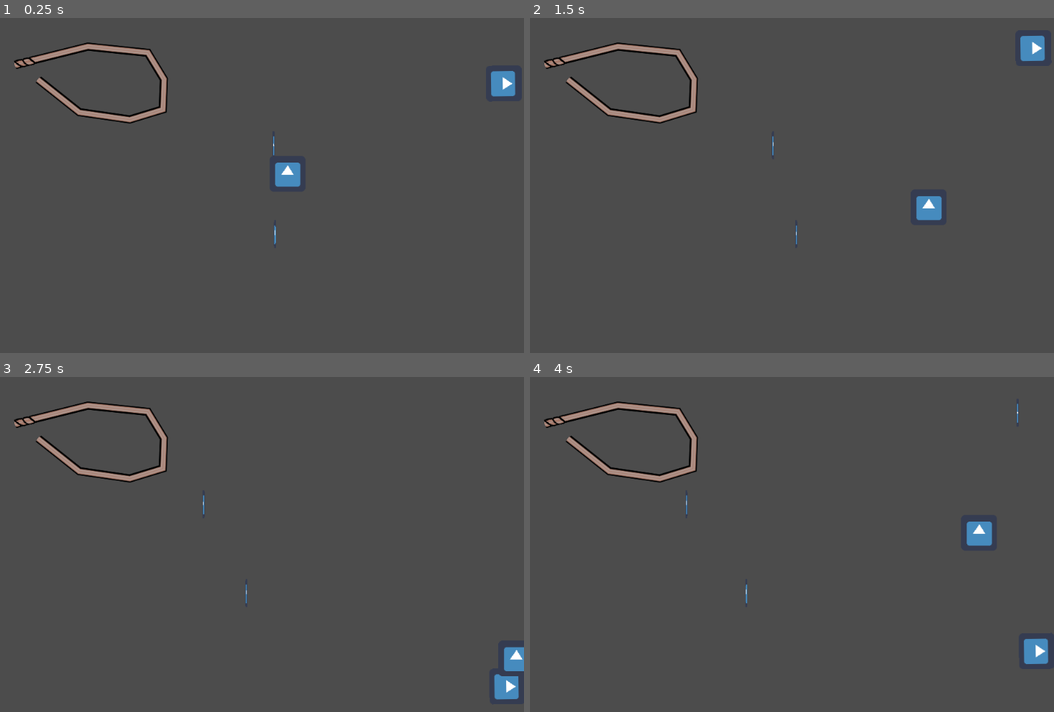
Above: before the commit, frames 1-4 (two rows, left to right).
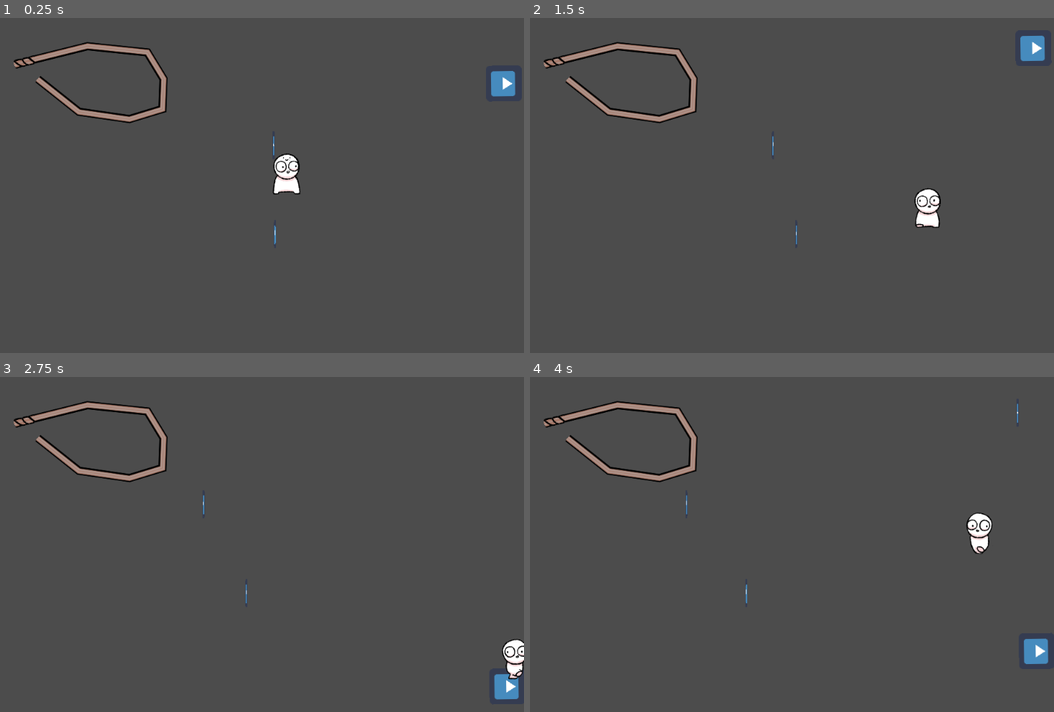
Above: after the commit, the same moments.

Repository: CrushLite/realGMTK2021
Game: Godot game, scene res://Scenes/Stage.tscn
Two runs of this game, one before a commit and one after it. Both use one fixed random seed, a clock stepped at 60 frames per second and the inputs below. The engine's default icon, where the game draws it, is replaced by a stand-in: a white triangle on a blue panel in a dark square.
Inputs (mouse positions are in pixels of both pictures, inside the frame that each line leads up to):
- Up to frame 1 (0.25 s): no input
- Up to frame 2 (1.5 s): tap Enter (ui_accept) at 0.5, 0.77 s; move the mouse to (891, 168) at 0.52 s; hold Right (move_right) 0.53-1.28 s; hold X (pull_rope) 0.53-1.28 s; click (891, 168) at 0.67 s; tap Space (throw_rope) at 0.8, 1.35 s; move the mouse to (650, 202) at 1.27 s; hold Down (move_down) from 1.28 s (still down)
- Up to frame 3 (2.75 s): tap Enter (ui_accept) at 1.52 s; tap X (pull_rope) at 1.55 s; move the mouse to (293, 470) at 2.02 s; release Down (move_down) at 2.03 s; hold Right (move_right) from 2.03 s (still down); hold X (pull_rope) from 2.03 s (still down); tap Space (throw_rope) at 2.3 s
- Up to frame 4 (4 s): move the mouse to (739, 611) at 2.77 s; release Right (move_right) at 2.78 s; release X (pull_rope) at 2.78 s; hold Up (move_up) 2.78-3.53 s; tap Space (throw_rope) at 2.85, 3.8 s; click (739, 611) at 2.92 s; tap Enter (ui_accept) at 3.02, 3.77 s; tap X (pull_rope) at 3.05 s; move the mouse to (938, 594) at 3.52 s; hold Left (move_left) from 3.53 s (still down); hold X (pull_rope) from 3.53 s (still down)

The runs differ from the first frame. In frame 1, 1.0% of the frame differs, in the area x 2-58%, y 7-53%; in frame 2, 1.0%; in frame 3, 0.9%; in frame 4, 1.0%.

Commit message:
Added player animations

Diff:
--- a/src/Scenes/Stage.tscn
+++ b/src/Scenes/Stage.tscn
@@ -7,6 +7,10 @@
 [ext_resource path="res://Scripts/PlatformKiller.gd" type="Script" id=5]
 [ext_resource path="res://Scripts/PlatformSpawner.gd" type="Script" id=6]
 [ext_resource path="res://Art/icon.png" type="Texture" id=7]
+[ext_resource path="res://Art/Panic_idle.png" type="Texture" id=8]
+[ext_resource path="res://Art/Panic_move.png" type="Texture" id=9]
+[ext_resource path="res://Art/Panic_yeet.png" type="Texture" id=10]
+[ext_resource path="res://Art/Panic_balance.png" type="Texture" id=11]
 
 [sub_resource type="Curve2D" id=1]
 _data = {
@@ -15,6 +19,94 @@
 
 [sub_resource type="RectangleShape2D" id=2]
 extents = Vector2( 10, 643.931 )
+
+[sub_resource type="AtlasTexture" id=17]
+flags = 4
+atlas = ExtResource( 11 )
+region = Rect2( 0, 0, 180, 180 )
+
+[sub_resource type="AtlasTexture" id=18]
+flags = 4
+atlas = ExtResource( 11 )
+region = Rect2( 180, 0, 180, 180 )
+
+[sub_resource type="AtlasTexture" id=12]
+flags = 4
+atlas = ExtResource( 10 )
+region = Rect2( 0, 0, 180, 180 )
+
+[sub_resource type="AtlasTexture" id=13]
+flags = 4
+atlas = ExtResource( 10 )
+region = Rect2( 180, 0, 180, 180 )
+
+[sub_resource type="AtlasTexture" id=14]
+flags = 4
+atlas = ExtResource( 10 )
+region = Rect2( 360, 0, 180, 180 )
+
+[sub_resource type="AtlasTexture" id=15]
+flags = 4
+atlas = ExtResource( 10 )
+region = Rect2( 0, 180, 180, 180 )
+
+[sub_resource type="AtlasTexture" id=16]
+flags = 4
+atlas = ExtResource( 10 )
+region = Rect2( 180, 180, 180, 180 )
+
+[sub_resource type="AtlasTexture" id=8]
+flags = 4
+atlas = ExtResource( 9 )
+region = Rect2( 0, 0, 180, 180 )
+
+[sub_resource type="AtlasTexture" id=9]
+flags = 4
+atlas = ExtResource( 9 )
+region = Rect2( 180, 0, 180, 180 )
+
+[sub_resource type="AtlasTexture" id=10]
+flags = 4
+atlas = ExtResource( 9 )
+region = Rect2( 0, 180, 180, 180 )
+
+[sub_resource type="AtlasTexture" id=11]
+flags = 4
+atlas = ExtResource( 9 )
+region = Rect2( 180, 180, 180, 180 )
+
+[sub_resource type="AtlasTexture" id=5]
+flags = 4
+atlas = ExtResource( 8 )
+region = Rect2( 0, 0, 180, 180 )
+
+[sub_resource type="AtlasTexture" id=6]
+flags = 4
+atlas = ExtResource( 8 )
+region = Rect2( 180, 0, 180, 180 )
+
+[sub_resource type="SpriteFrames" id=7]
+animations = [ {
+"frames": [ SubResource( 17 ), SubResource( 18 ) ],
+"loop": true,
+"name": "Balance",
+"speed": 5.0
+}, {
+"frames": [ SubResource( 12 ), SubResource( 13 ), SubResource( 14 ), SubResource( 15 ), SubResource( 16 ) ],
+"loop": true,
+"name": "Yeet",
+"speed": 5.0
+}, {
+"frames": [ SubResource( 8 ), SubResource( 9 ), SubResource( 10 ), SubResource( 11 ) ],
+"loop": true,
+"name": "Walk",
+"speed": 5.0
+}, {
+"frames": [ SubResource( 5 ), SubResource( 6 ) ],
+"loop": true,
+"name": "Idle",
+"speed": 2.0
+} ]
 
 [sub_resource type="CircleShape2D" id=3]
 radius = 31.1006
@@ -62,11 +154,15 @@
 script = ExtResource( 4 )
 MAX_SPEED = 300
 
+[node name="AnimatedSprite" type="AnimatedSprite" parent="Player"]
+position = Vector2( -0.707092, 0 )
+scale = Vector2( 0.5, 0.5 )
+frames = SubResource( 7 )
+animation = "Balance"
+playing = true
+
 [node name="CollisionShape2D" type="CollisionShape2D" parent="Player"]
 shape = SubResource( 3 )
-
-[node name="Sprite" type="Sprite" parent="Player"]
-texture = ExtResource( 7 )
 
 [node name="Node" type="Node" parent="Player"]
 
@@ -77,7 +173,7 @@
 shape = SubResource( 4 )
 
 [node name="Line2D" type="Line2D" parent="."]
-position = Vector2( -12, -0.250004 )
+position = Vector2( -12.7071, -0.957127 )
 rotation = -0.261799
 points = PoolVector2Array( 119.83, 113.744, 235.268, 115.691, 336.067, 154.184, 351.828, 208.14, 335.694, 260.2, 273.616, 262.369, 247.152, 251.007, 189.607, 226.3, 144.994, 165.866 )
 width = 40.0
--- a/src/Scripts/Player.gd
+++ b/src/Scripts/Player.gd
@@ -6,14 +6,12 @@
 
 var motion = Vector2.ZERO
 var axis = Vector2.ZERO
-
 var platforms = []
-
 var target_platform : RigidBody2D
 var last_thrown_rope_path = null
+var is_throwing = false
 
 onready var rope_base_tscn = preload("res://Testing/rope_anchor_base.tscn")
-
 
 
 func _physics_process(delta):
@@ -28,24 +26,21 @@
 
 	var axis = get_input_axis()
 	motion += axis * MAX_SPEED
-
-
 	position += motion * delta
+	set_animations(axis, is_throwing)
 
 func _input(event):
 	if last_thrown_rope_path:
 		var last_rope = get_node_or_null(last_thrown_rope_path)
-		if Input.is_action_just_pressed("pull_rope") and last_rope:
+		if Input.is_action_just_pressed("pull_rope") and last_rope and not is_throwing:
 			last_rope.pull(60)
 			pass
 
-
-
 	var base_platform = get_major_platform()
+	# Throw rope
 	if Input.is_action_just_pressed("throw_rope") and target_platform \
 		and base_platform:
-
-		print("Throw rope")
+		is_throwing = true
 		# spawn a rope object
 		var rope_base = rope_base_tscn.instance()
 		# move the rope_base to the player and reparent it to the platform
@@ -181,3 +176,20 @@
 
 func clamp_motion(): # limit the top speed
 	motion = motion.clamped(MAX_SPEED)
+
+
+func set_animations(axis, is_throwing):
+	if is_throwing == true:
+		$AnimatedSprite.animation = "Yeet"
+	elif axis.x > 0:
+		$AnimatedSprite.animation = "Walk"
+		$AnimatedSprite.flip_h = false
+	elif axis.x < 0:
+		$AnimatedSprite.animation = "Walk"
+		$AnimatedSprite.flip_h = true
+	elif axis.y > 0:
+		$AnimatedSprite.animation = "Walk"
+	elif axis.y < 0:
+		$AnimatedSprite.animation = "Walk"
+	else:
+		$AnimatedSprite.animation = "Idle"
Binary file added: src/Art/Panic_balance.png
Not shown, added: src/Art/Panic_balance.png.import
Binary file added: src/Art/Panic_idle.png
Not shown, added: src/Art/Panic_idle.png.import
Binary file added: src/Art/Panic_move.png
Not shown, added: src/Art/Panic_move.png.import
Binary file added: src/Art/Panic_yeet.png
Not shown, added: src/Art/Panic_yeet.png.import
Not shown: 2 places in src/Scenes/Stage.tscn that only renumber resources
